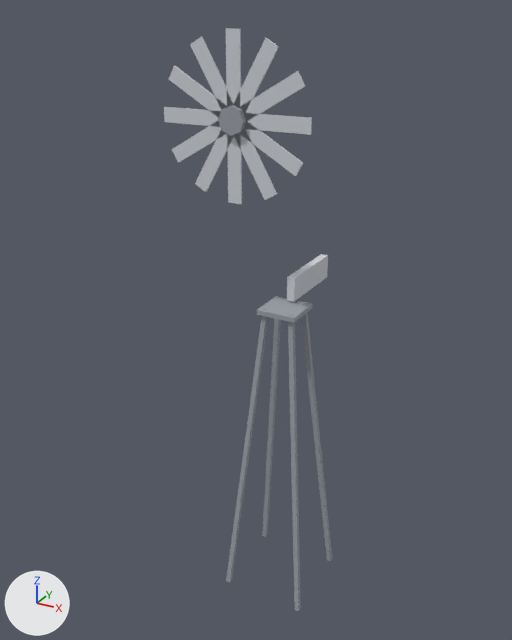
Before and after pictures for a commit that changed the glTF model models/windmill.glb.
One viewpoint serves both versions: a camera (50 mm lens) standing at (6.98, -14.13, 14.61) and looking at (-0.97, 0.33, 7.38). Every picture has the same lights, and +X, +Y and +Z are marked at lower left. The first picture is the older version. Where no turn or scale is listed for an object, it has been applied to the vertices.

Objects in the first picture: 'fan', 'windmill'.
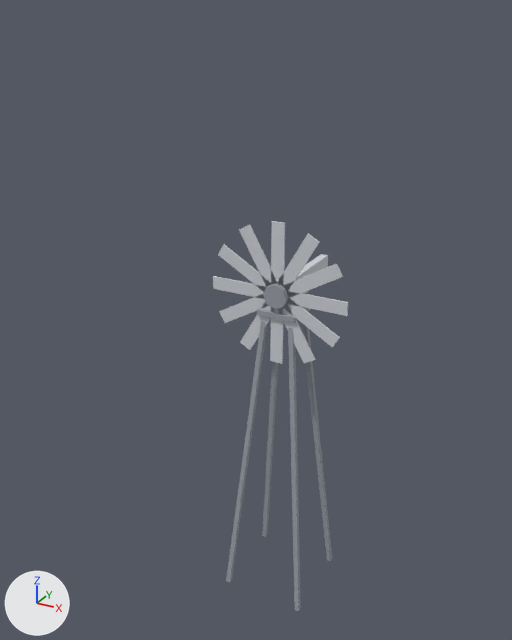
Scene script edits in JSON lines:
```json
{"op": "set", "path": "ob_fan.location", "old": "(-0.7, -1.1, 12.5)", "new": "(0.0, -0.4, 8.5)"}
```

Boxes (x1, y1, x2, y2) around the edits, measured in the pictures (512 x 640 px):
```json
{"object": "fan", "change": "moved", "before": [164, 28, 312, 204], "after": [213, 221, 348, 364]}
```
